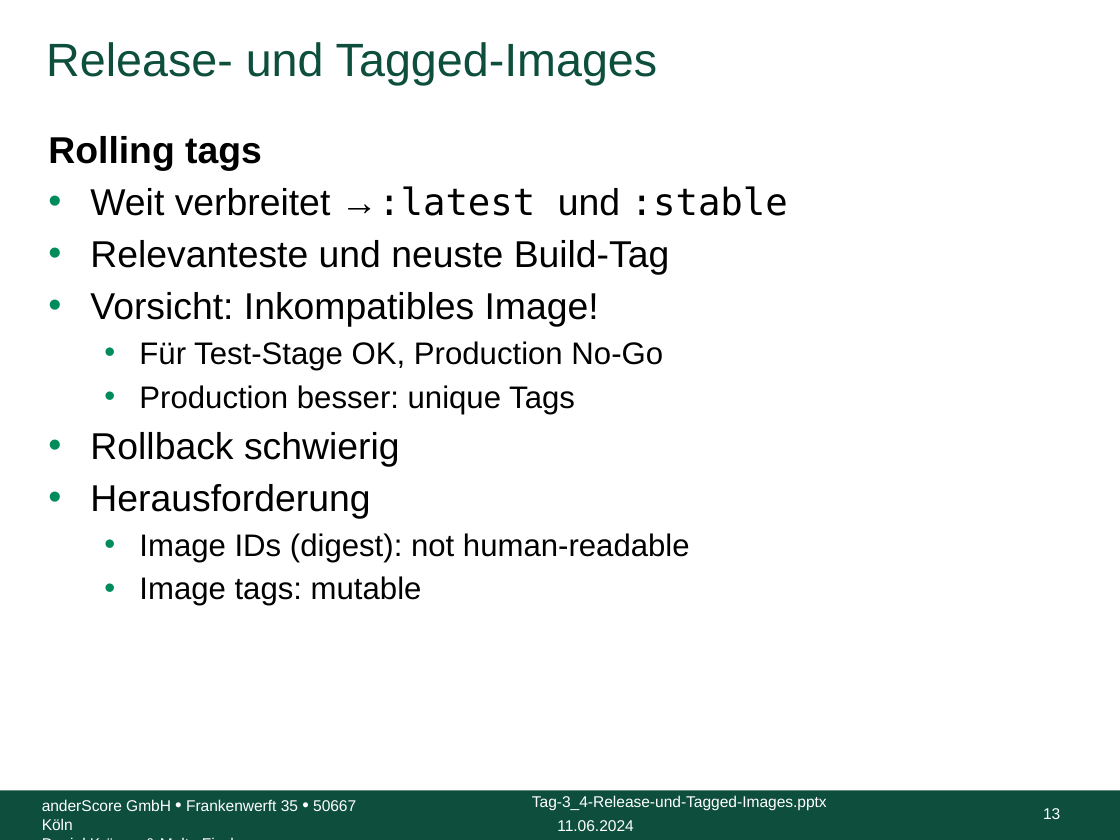
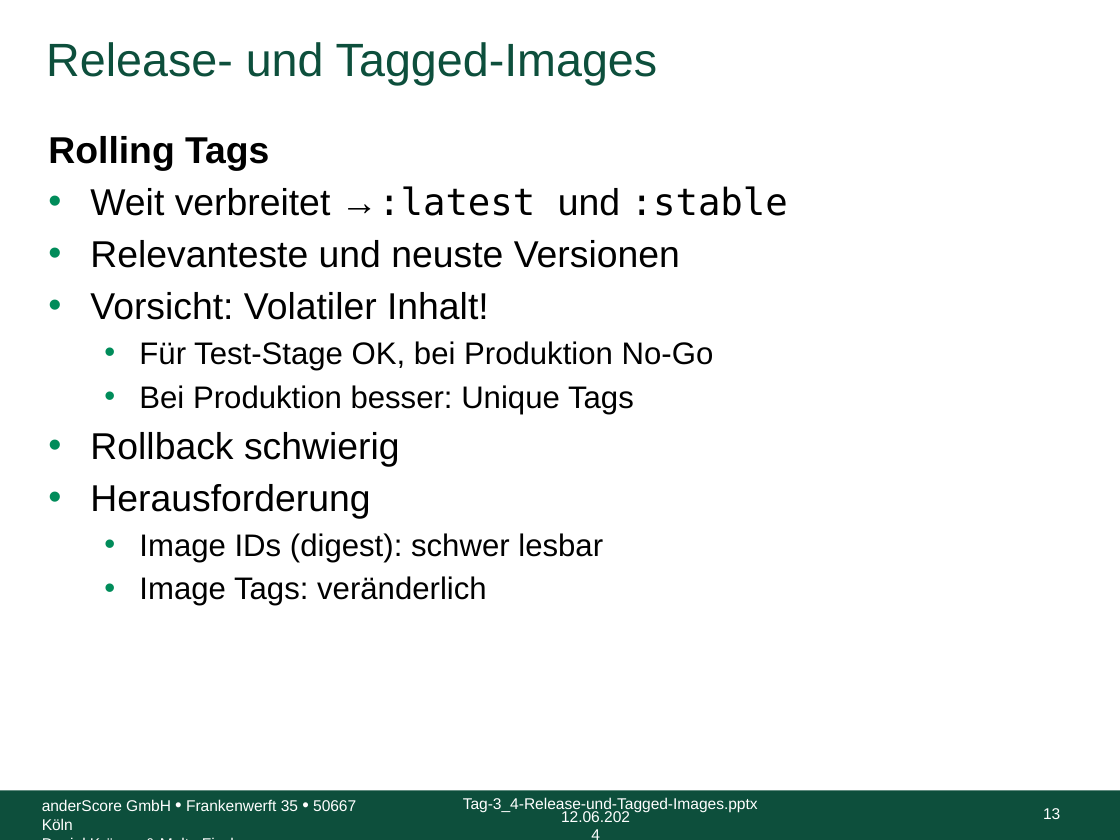
Before and after one commit to anderscore-gmbh/gitlab, a slide deck: slide 13 of slides/Tag-3_4-Release-und-Tagged-Images_Light.pptx. Drawn at 1120x840 pixels with LibreOffice and Linux fonts; fonts in the diff are those of the drawing; background and template pictures are left out. Boxes give left, top, right and bottom in pixels: in the first picture for what was removed or moved away, otherwise in the second. Text is boxed around its words. In the diff, an @@ line names an element or a change of style, - is before the commit and + after.

```diff
--- a/slides/Tag-3_4-Release-und-Tagged-Images_Light.pptx
+++ b/slides/Tag-3_4-Release-und-Tagged-Images_Light.pptx
@@ text at (48,136,269,170): text changed @@
-Rolling tags
+Rolling Tags
@@ text at (90,240,714,414): text changed; size 24 to 20 pt @@
-• Relevanteste und neuste Build-Tag
-• Vorsicht: Inkompatibles Image!
-  • Für Test-Stage OK, Production No-Go
-  • Production besser: unique Tags
+• Relevanteste und neuste Versionen
+• Vorsicht: Volatiler Inhalt!
+  • Für Test-Stage OK, bei Produktion No-Go
+  • Bei Produktion besser: Unique Tags
@@ text at (139,533,603,606): text changed @@
-  • Image IDs (digest): not human-readable
-  • Image tags: mutable
+  • Image IDs (digest): schwer lesbar
+  • Image Tags: veränderlich
@@ text "Tag-3_4-Release-und-Tagged-Images.pptx": place and size @@
-text "Tag-3_4-Release-und-Tagged-Images.pptx" at (532,795,827,811)
+text "Tag-3_4-Release-und-Tagged-Images.pptx" at (463,797,758,813)
@@ text at (561,811,630,822): text changed @@
-11.06.2024
+12.06.2024
```
Also in this commit, not shown: 36 other slides changed, 1 slide removed, 2 other files.
